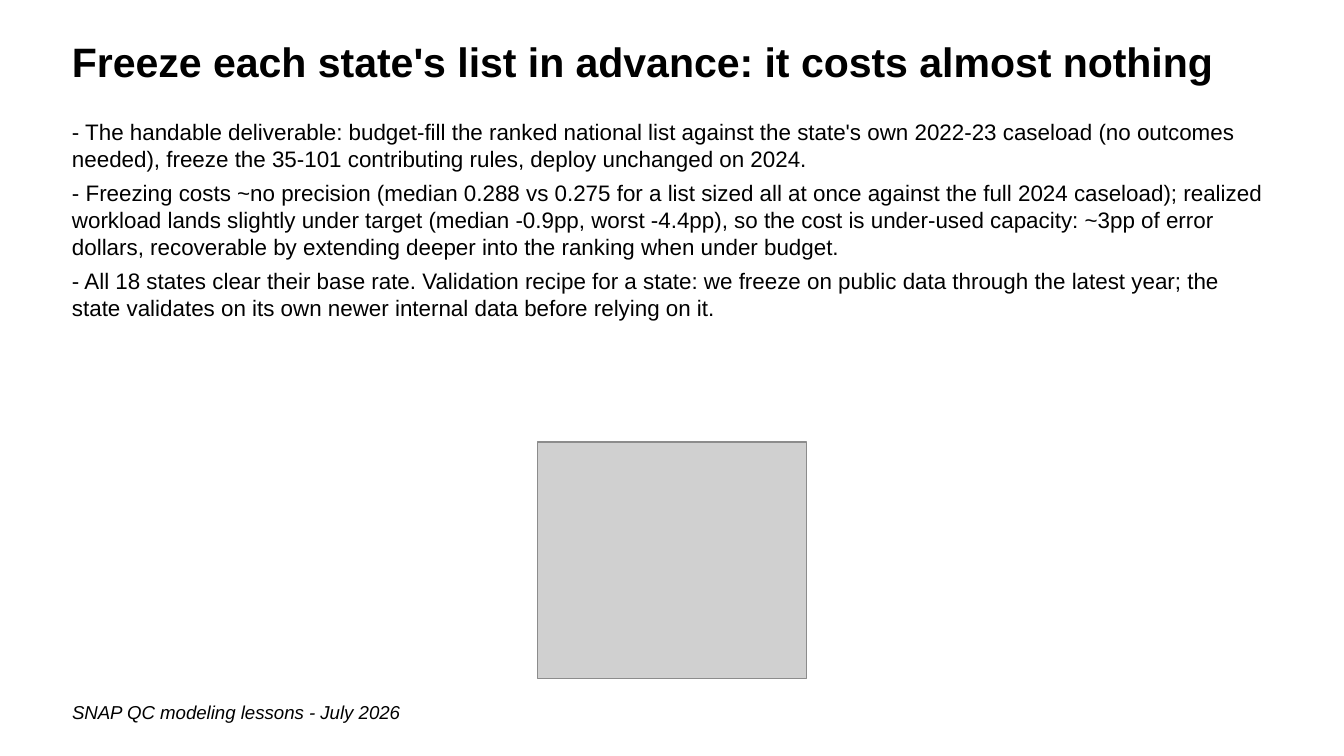
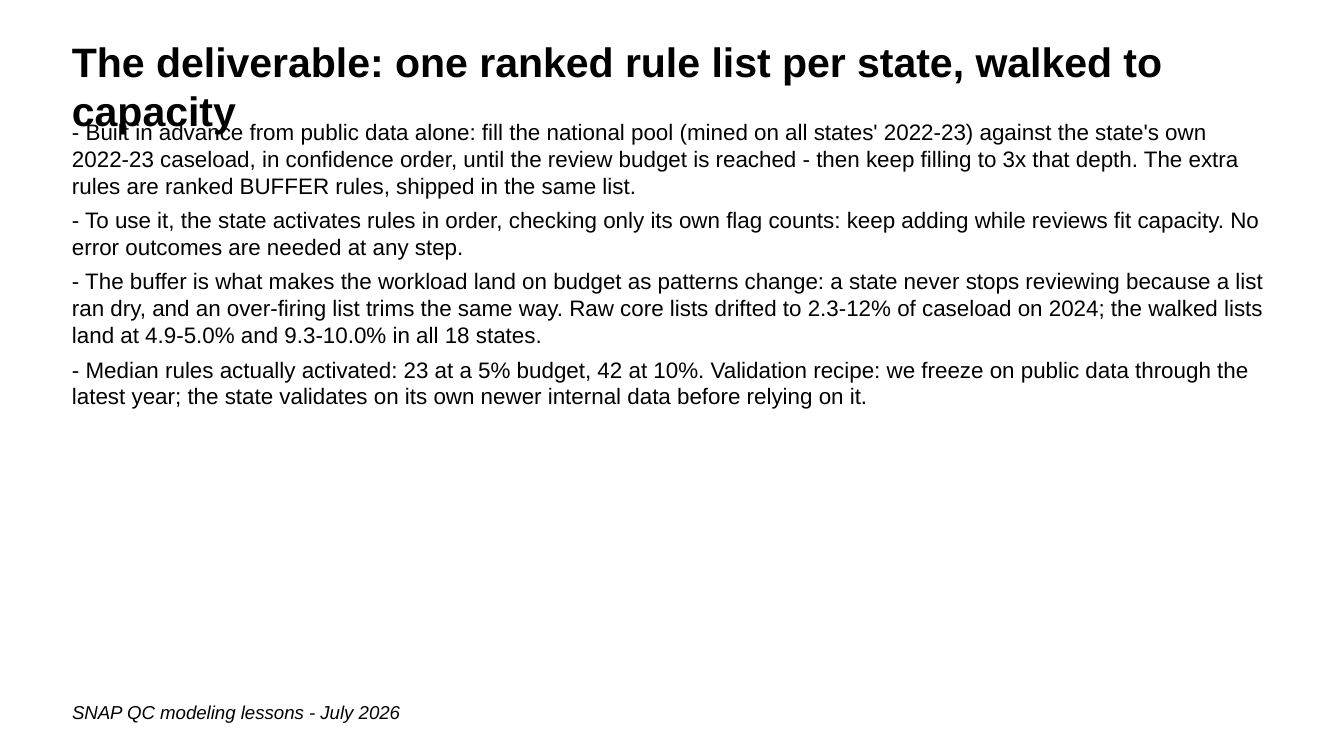
Before and after one commit to giannella/snap_qc, a slide deck: slide 22 of lessons_getting_more_signal_from_snap_qc_data.pptx. Drawn at 1344x756 pixels with LibreOffice and Linux fonts; fonts in the diff are those of the drawing; grey boxes stand for pictures. Boxes give left, top, right and bottom in pixels: in the first picture for what was removed or moved away, otherwise in the second. Text is boxed around its words. In the diff, an @@ line names an element or a change of style, - is before the commit and + after.

```diff
--- a/lessons_getting_more_signal_from_snap_qc_data.pptx
+++ b/lessons_getting_more_signal_from_snap_qc_data.pptx
@@ text at bbox=[72, 47, 1162, 134]: text changed @@
-Freeze each state's list in advance: it costs almost nothing
+The deliverable: one ranked rule list per state, walked to capacity
@@ text at bbox=[72, 122, 1263, 409]: text changed @@
-- The handable deliverable: budget-fill the ranked national list against the state's own 2022-23 caseload (no outcomes needed), freeze the 35-101 contributing rules, deploy unchanged on 2024.
-- Freezing costs ~no precision (median 0.288 vs 0.275 for a list sized all at once against the full 2024 caseload); realized workload lands slightly under target (median -0.9pp, worst -4.4pp), so the cost is under-used capacity: ~3pp of error dollars, recoverable by extending deeper into the ranking when under budget.
-- All 18 states clear their base rate. Validation recipe for a state: we freeze on public data through the latest year; the state validates on its own newer internal data before relying on it.
+- Built in advance from public data alone: fill the national pool (mined on all states' 2022-23) against the state's own 2022-23 caseload, in confidence order, until the review budget is reached - then keep filling to 3x that depth. The extra rules are ranked BUFFER rules, shipped in the same list.
+- To use it, the state activates rules in order, checking only its own flag counts: keep adding while reviews fit capacity. No error outcomes are needed at any step.
+- The buffer is what makes the workload land on budget as patterns change: a state never stops reviewing because a list ran dry, and an over-firing list trims the same way. Raw core lists drifted to 2.3-12% of caseload on 2024; the walked lists land at 4.9-5.0% and 9.3-10.0% in all 18 states.
+- Median rules actually activated: 23 at a 5% budget, 42 at 10%. Validation recipe: we freeze on public data through the latest year; the state validates on its own newer internal data before relying on it.
@@ picture removed at bbox=[538, 442, 806, 679] @@
```
Also in this commit, not shown: 1 slide added, 25 other files.
